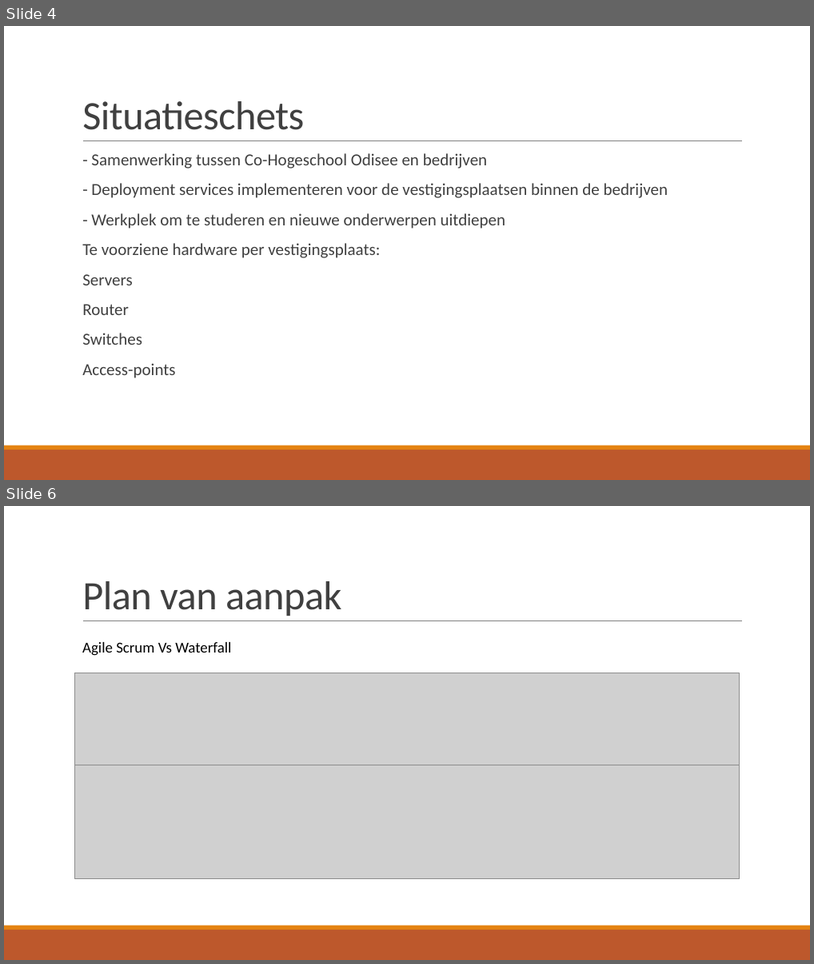
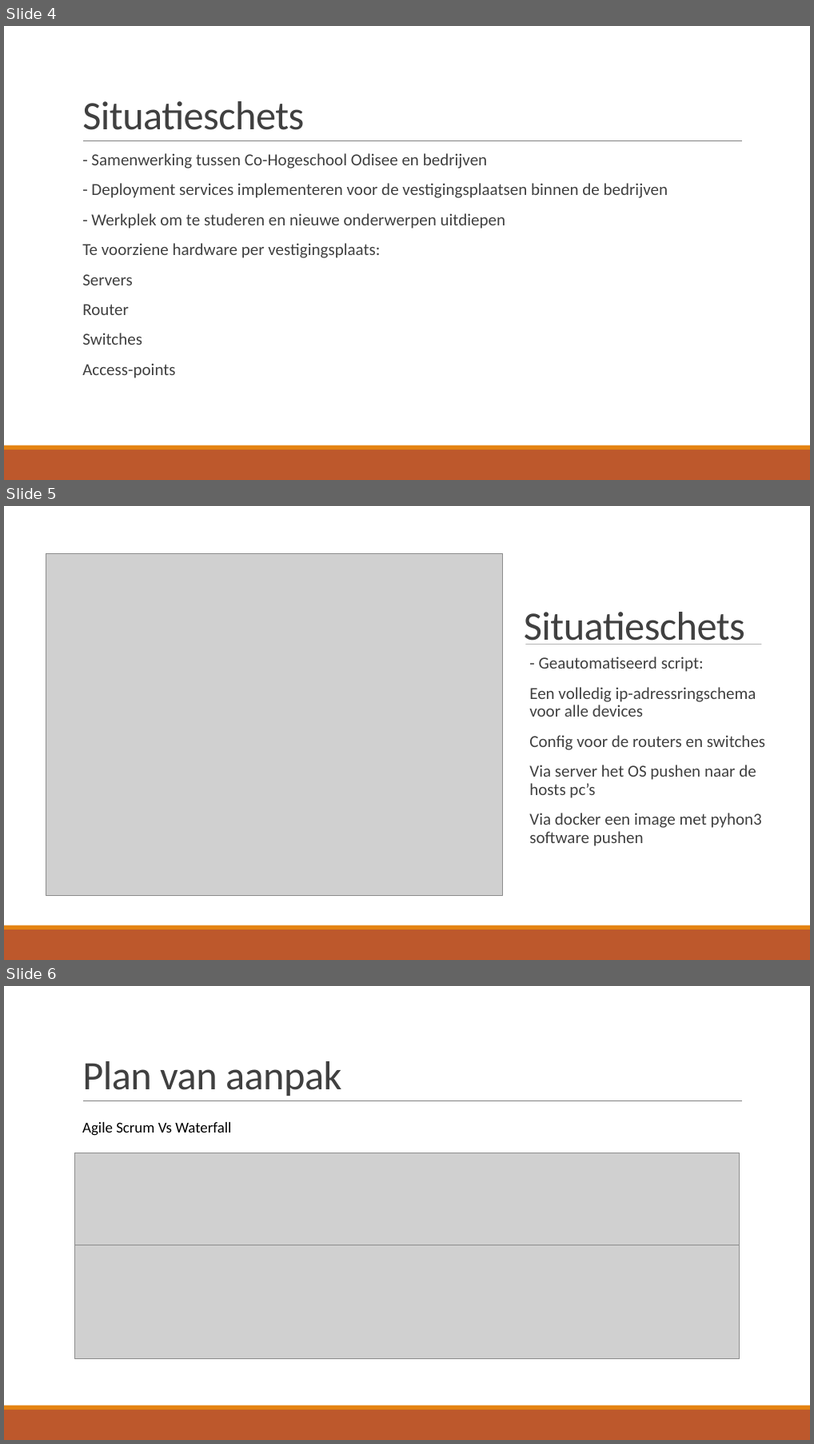
Before and after one commit to JouriTas/Projectwerk-IT-project, a slide deck: Scrum Artifacts/Sprint5/IT-Projectwerk 2022.pptx. Shown one above the other, each under a label of ours: slides 4 and 6 before the commit, slides 4, 5 and 6 after it; the slides between them are not shown. The pictures are 814x964 and 814x1444 pixels, drawn with LibreOffice and Linux fonts; fonts in the diff are those of the drawing; grey boxes stand for pictures. Boxes give left, top, right and bottom in pixels: in the first picture for what was removed or moved away, otherwise in the second. Text is boxed around its words. In the diff, an @@ line names an element or a change of style, - is before the commit and + after.

Commit message:
update

```diff
--- a/Scrum Artifacts/Sprint5/IT-Projectwerk 2022.pptx
+++ b/Scrum Artifacts/Sprint5/IT-Projectwerk 2022.pptx
@@ slide 5 added at [4,506,810,960], background #FFFFFF @@
@@ rectangle added at [4,506,810,925], fill #FFFFFF @@
@@ picture added at [46,553,503,895] @@
@@ title added at [524,612,746,644], 48 pt, text #404040 @@
+Situatieschets
@@ line added from (526, 644) to (762, 644), #808080 0.5 pt @@
@@ text added at [530,656,766,846], 20 pt, text #404040 @@
+  - Geautomatiseerd script:
+  Een volledig ip-adressringschema voor alle devices
+  Config voor de routers en switches
+  Via server het OS pushen naar de hosts pc’s
+  Via docker een image met pyhon3 software pushen
@@ rectangle added at [4,925,810,929], fill #E48312 @@
@@ rectangle added at [4,929,810,960], fill #BD582C @@
```
Also in this commit, not shown: 1 slide removed.
